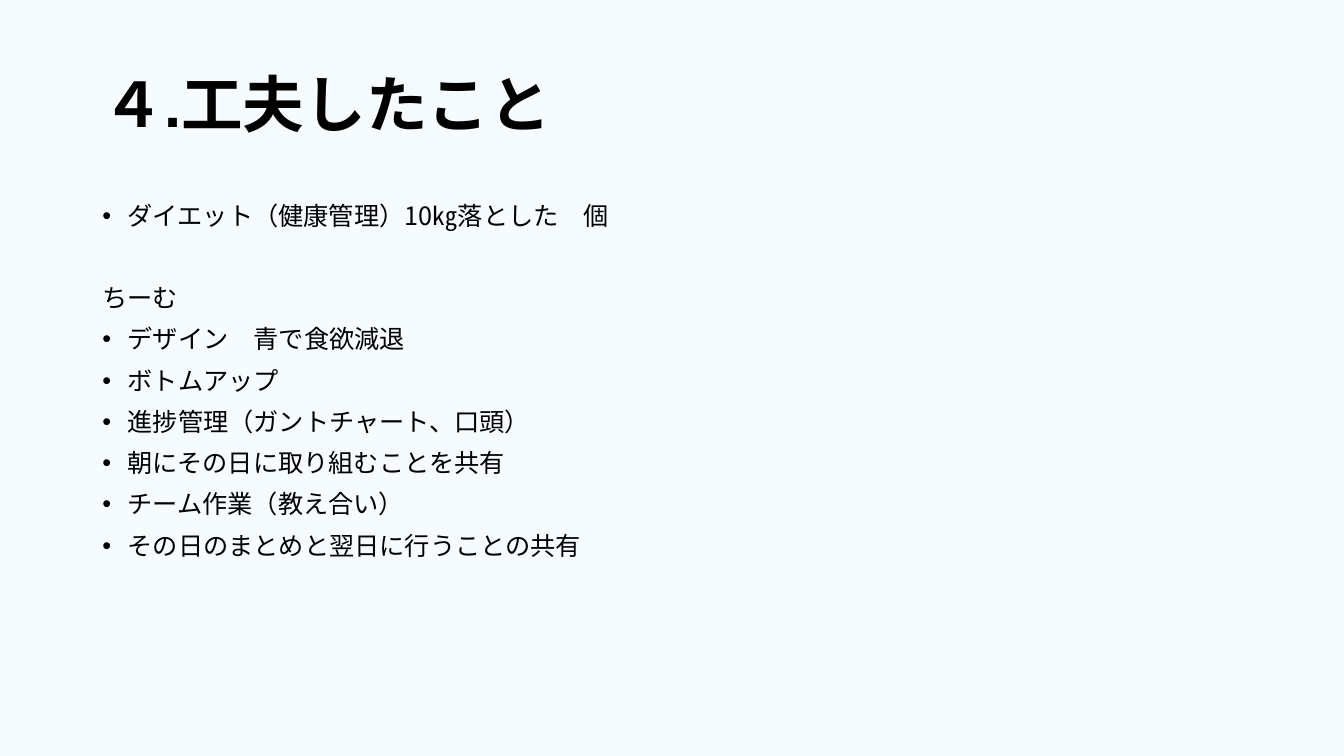
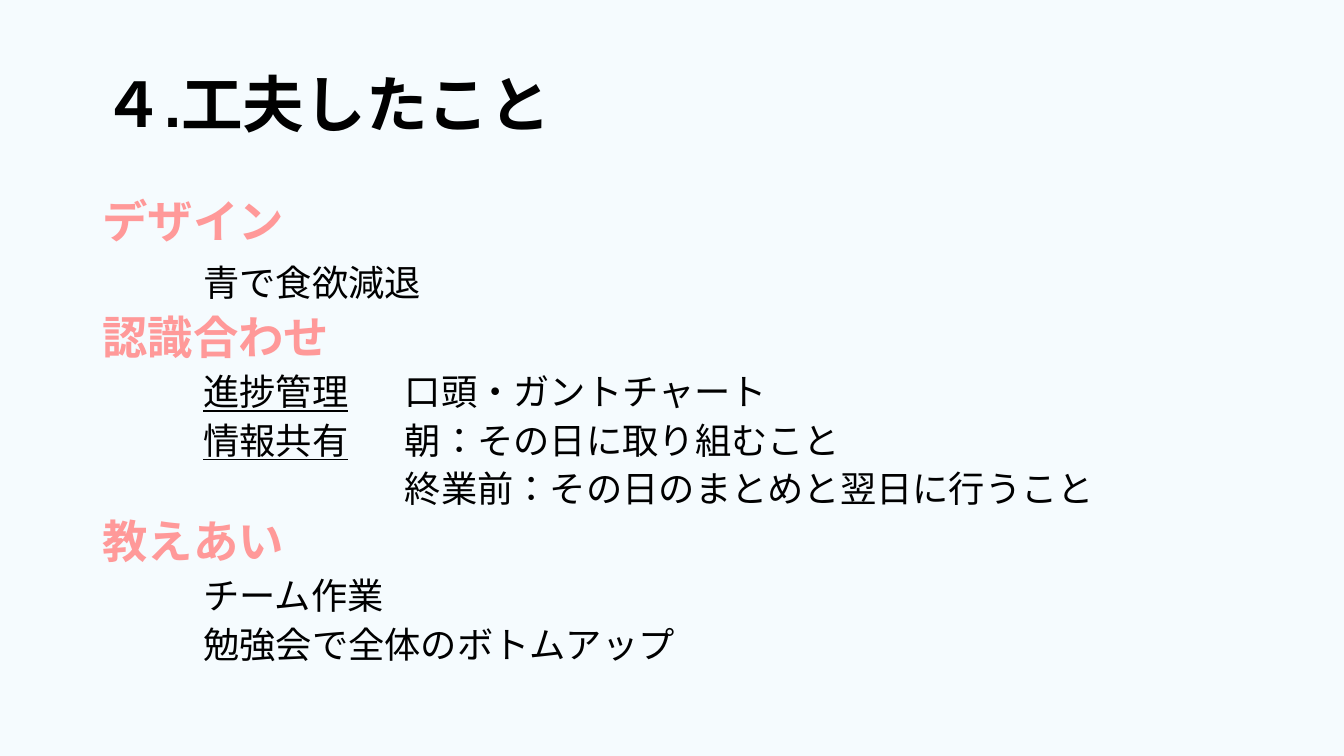
Before and after one commit to dojo2023/E-4, a slide deck: slide 20 of 共有用フォルダー/成果発表.pptx. Drawn at 1344x756 pixels with LibreOffice and Linux fonts; fonts in the diff are those of the drawing. Boxes give left, top, right and bottom in pixels: in the first picture for what was removed or moved away, otherwise in the second. Text is boxed around its words. In the diff, an @@ line names an element or a change of style, - is before the commit and + after.

```diff
--- a/共有用フォルダー/成果発表.pptx
+++ b/共有用フォルダー/成果発表.pptx
@@ text at <box>102,199,1094,661</box>: text changed; size 18 to 25.9 pt @@
-• ダイエット（健康管理）10㎏落とした 個
-ちーむ
-• デザイン 青で食欲減退
-• ボトムアップ
-• 進捗管理（ガントチャート、口頭）
-• 朝にその日に取り組むことを共有
-• チーム作業（教え合い）
-• その日のまとめと翌日に行うことの共有
+デザイン
+青で食欲減退
+認識合わせ
+進捗管理 口頭・ガントチャート
+情報共有 朝：その日に取り組むこと
+終業前：その日のまとめと翌日に行うこと
+教えあい
+チーム作業
+勉強会で全体のボトムアップ
```
Also in this commit, not shown: 6 other slides changed, 1 slide removed.
